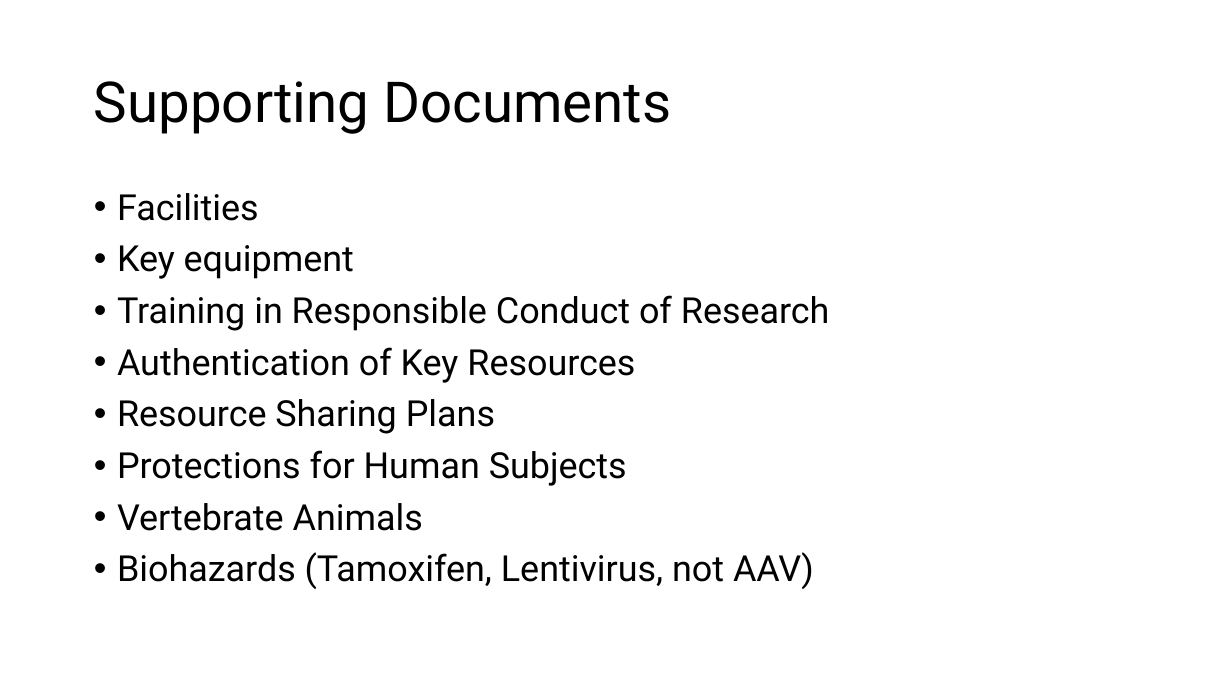
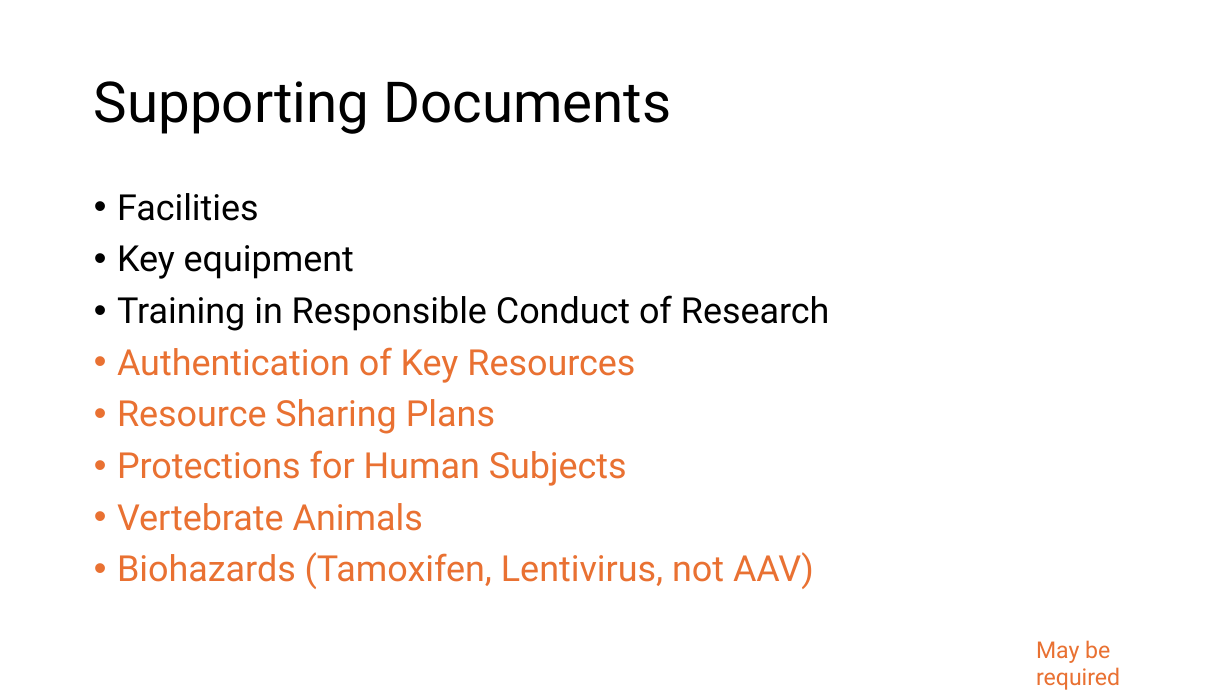
Before and after one commit to BridgesLab/FellowshipWorkshopDocuments, a slide deck: slide 4 of Documents/Slides/Supporting Documents.pptx (slide 3 before the commit). Drawn at 1232x693 pixels with LibreOffice and Linux fonts; fonts in the diff are those of the drawing. Boxes give left, top, right and bottom in pixels: in the first picture for what was removed or moved away, otherwise in the second. Text is boxed around its words. In the diff, an @@ line names an element or a change of style, - is before the commit and + after.

Commit message:
Updated supporting documents details

```diff
--- a/Documents/Slides/Supporting Documents.pptx
+++ b/Documents/Slides/Supporting Documents.pptx
@@ text at [117,347,814,589]: text colour #000000 to #E97132 in "Authentication of Key Resources", "Resource Sharing Plans", "Protections for Human Subjects", "Vertebrate Animals" and 1 more places @@
@@ text added at [1036,640,1120,690], 18 pt, text #E97132 @@
+May be required
```
Also in this commit, not shown: 1 other slide changed, 1 slide added.
